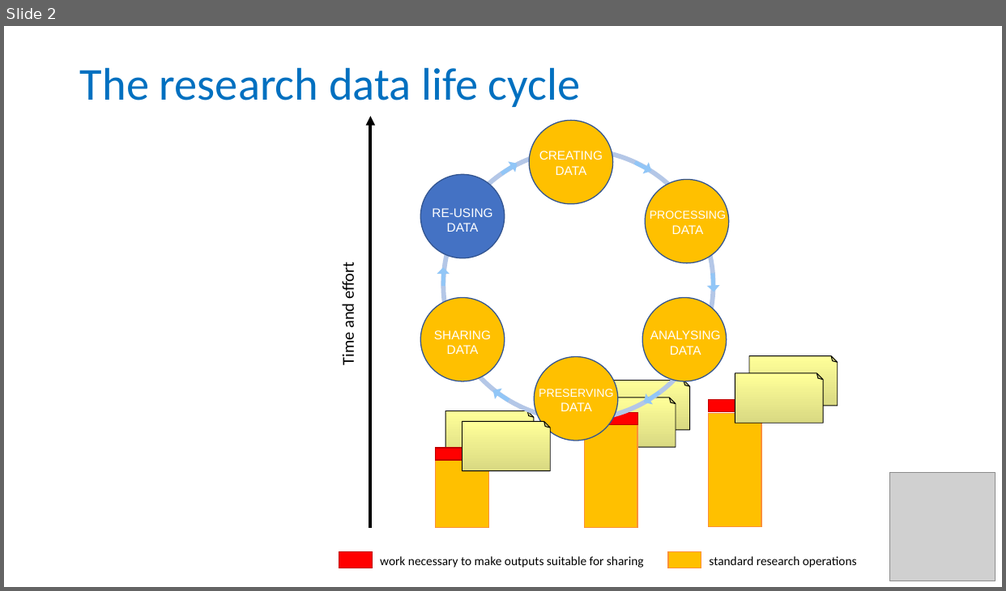
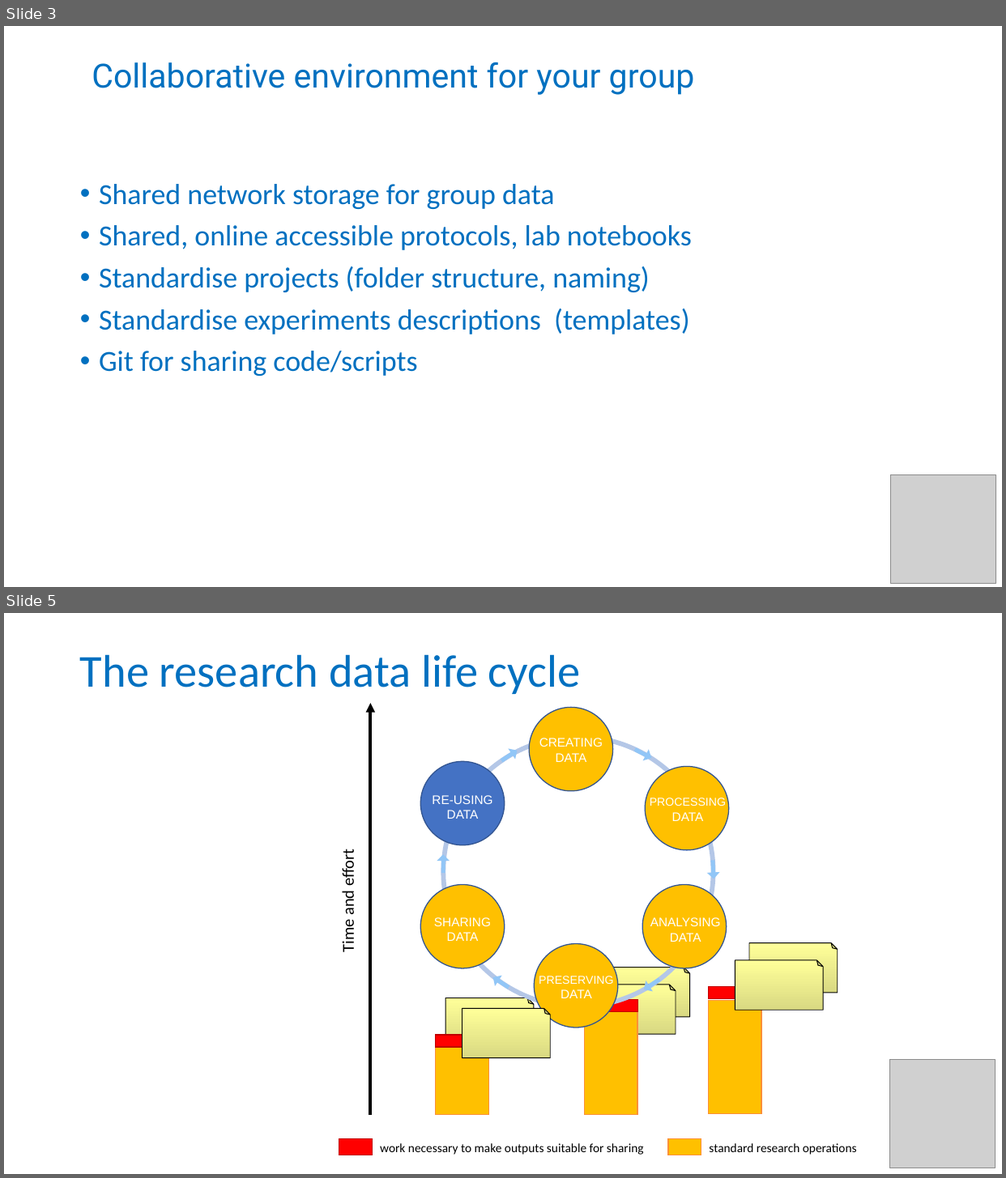
Before and after one commit to tobyhodges/probable-enigma, a slide deck: instructors/06-Wrapping_up.pptx. Shown one above the other, each under a label of ours: slide 2 before the commit, slides 3 and 5 after it; the slides between them are not shown. The pictures are 1006x591 and 1006x1178 pixels, drawn with LibreOffice and Linux fonts; fonts in the diff are those of the drawing; grey boxes stand for pictures. Boxes give left, top, right and bottom in pixels: in the first picture for what was removed or moved away, otherwise in the second. Text is boxed around its words. In the diff, an @@ line names an element or a change of style, - is before the commit and + after.

```diff
--- a/instructors/06-Wrapping_up.pptx
+++ b/instructors/06-Wrapping_up.pptx
@@ slide 3 added at [4, 26, 1002, 587], background #FFFFFF @@
@@ text added at [91, 62, 695, 95], 32 pt, text #0070C0 @@
+Collaborative environment for your group
@@ text added at [99, 184, 692, 376], 28 pt, text #0070C0 @@
+• Shared network storage for group data
+• Shared, online accessible protocols, lab notebooks
+• Standardise projects (folder structure, naming)
+• Standardise experiments descriptions (templates)
+• Git for sharing code/scripts
@@ picture added at [890, 476, 996, 584] @@
@@ what was slide 2 is now slide 5 @@
```
Also in this commit, not shown: 1 slide changed, 2 other slides added, 1 slide removed.
